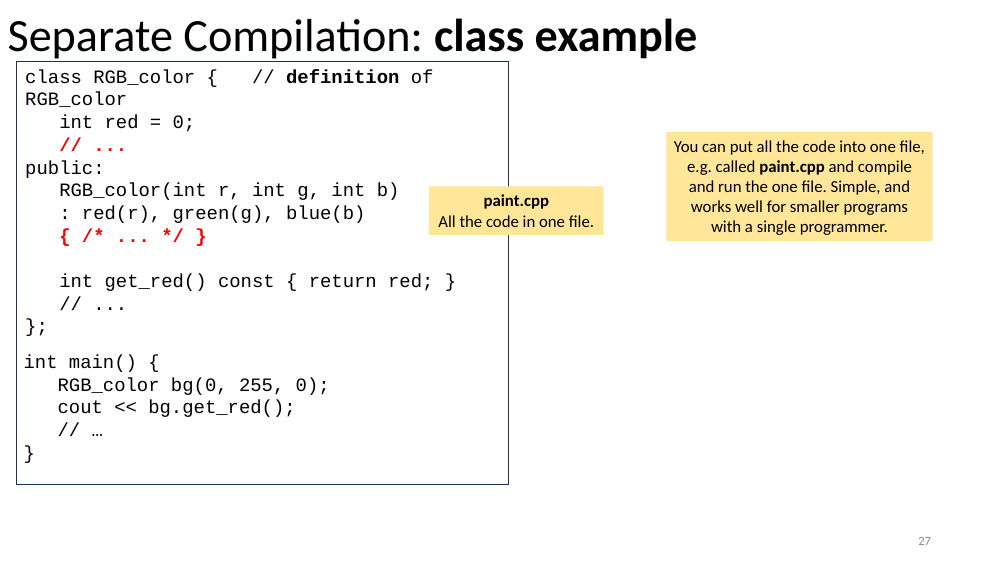
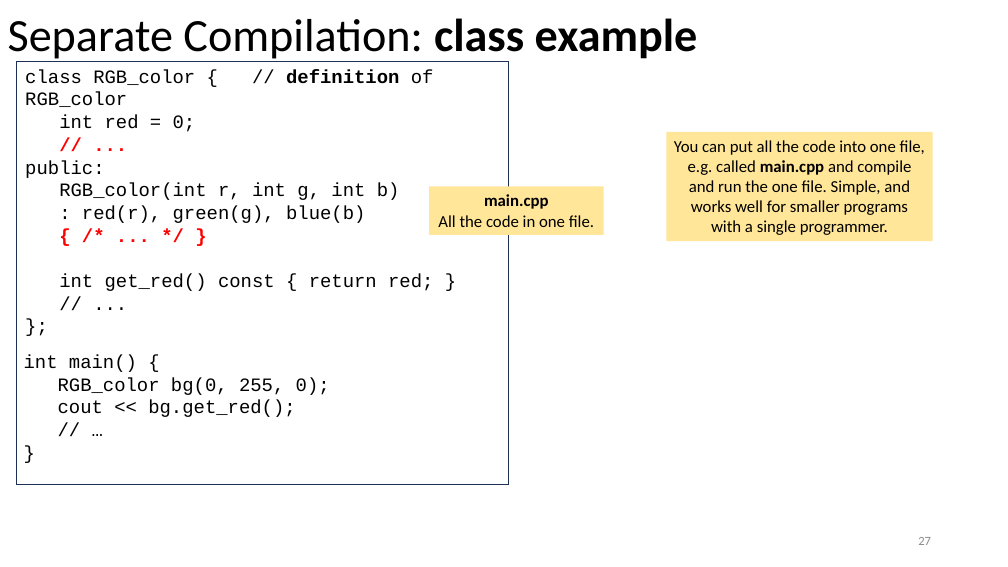
Before and after one commit to tjd1234/cmpt135spring2024, a slide deck: slide 27 of sample_code/week8/week8_cmpt135.pptx. Drawn at 1008x567 pixels with LibreOffice and Linux fonts; fonts in the diff are those of the drawing. Boxes give left, top, right and bottom in pixels: in the first picture for what was removed or moved away, otherwise in the second. Text is boxed around its words. In the diff, an @@ line names an element or a change of style, - is before the commit and + after.

```diff
--- a/sample_code/week8/week8_cmpt135.pptx
+++ b/sample_code/week8/week8_cmpt135.pptx
@@ text in rectangle at box(674, 140, 925, 235): text changed @@
-You can put all the code into one file, e.g. called paint.cpp and compile and run the one file. Simple, and works well for smaller programs with a single programmer.
+You can put all the code into one file, e.g. called main.cpp and compile and run the one file. Simple, and works well for smaller programs with a single programmer.
@@ text in rectangle at box(438, 194, 594, 227): text changed @@
-paint.cpp
-All the code in one file.
+main.cpp
+All the code in one file.
```
Also in this commit, not shown: 28 other slides changed, 4 other files.
